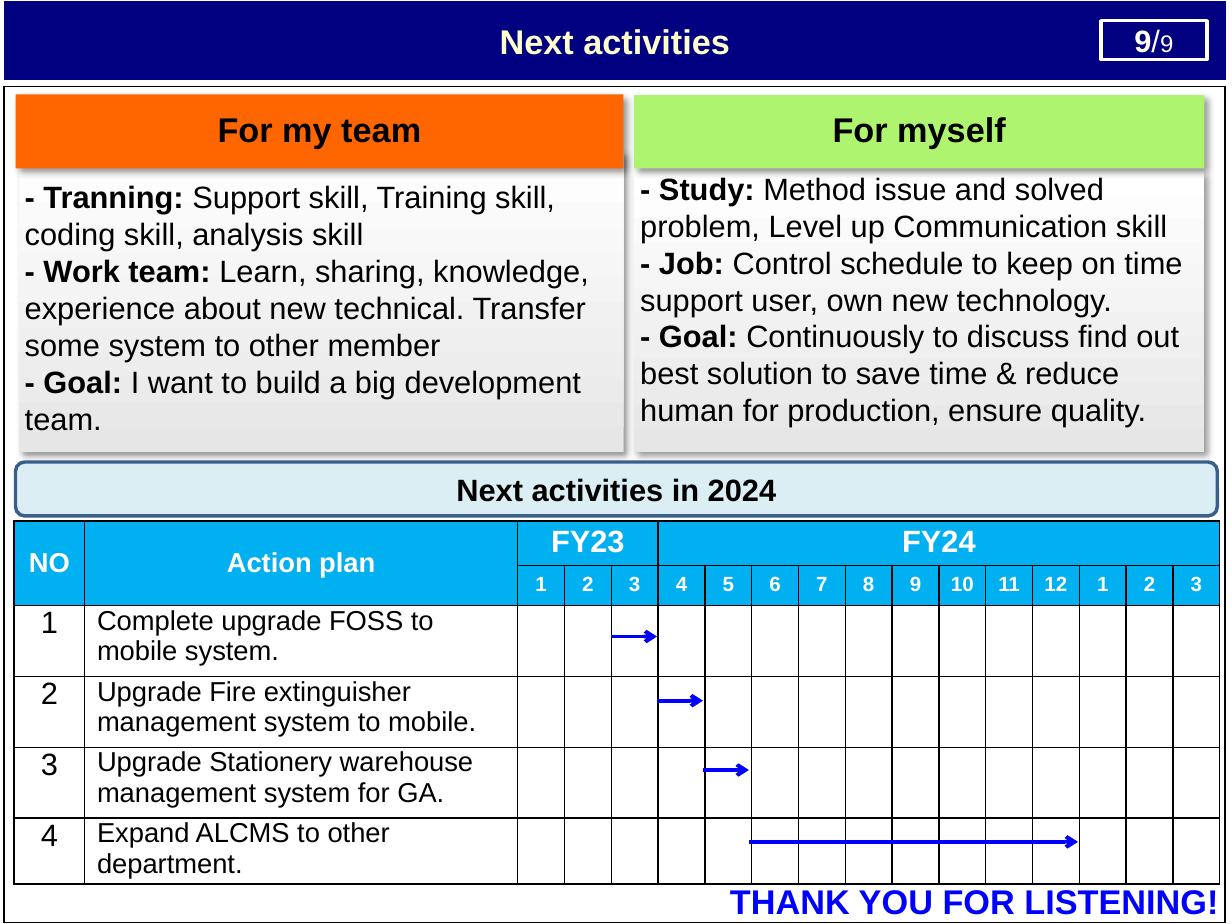
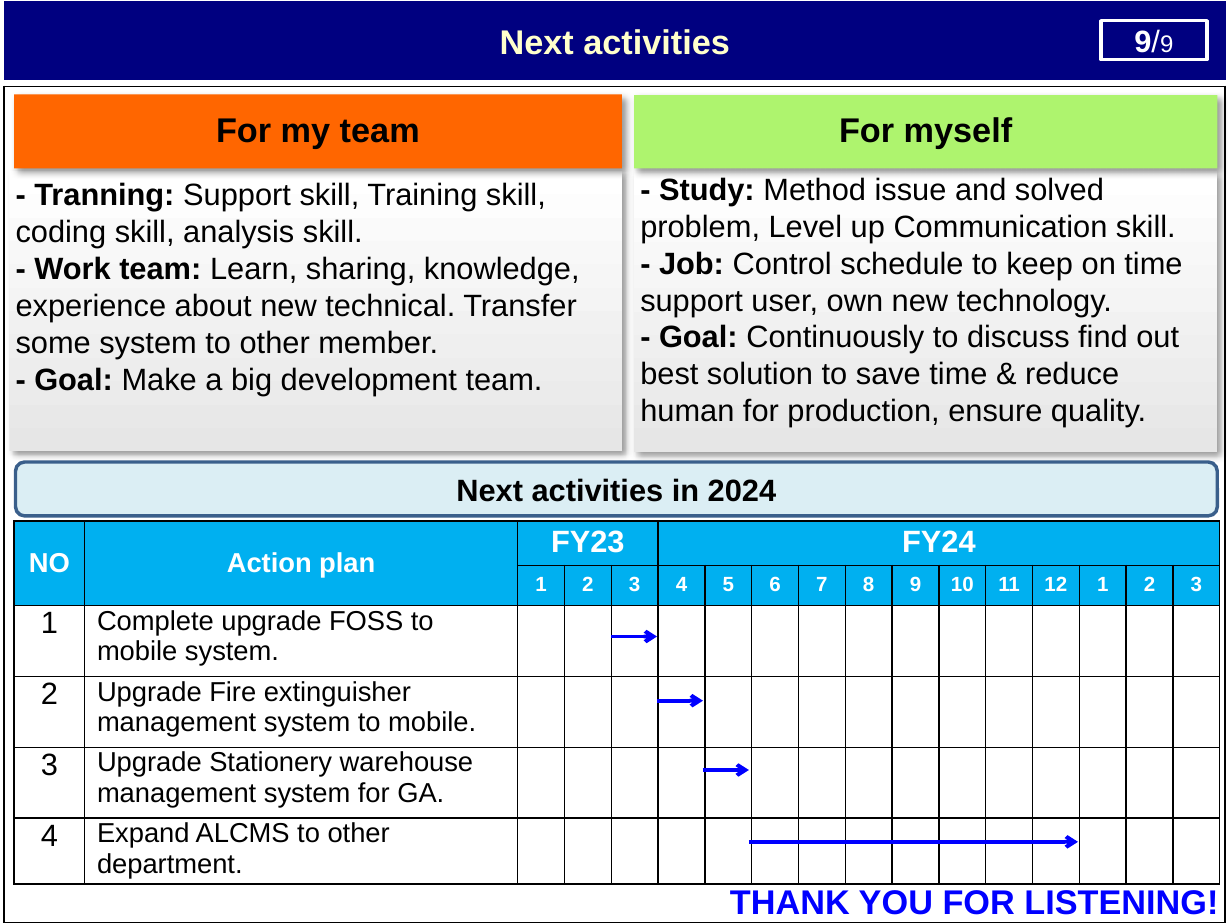
Before and after one commit to thietbicongnghevietnam/ReportPSNV, a slide deck: slide 10 of Report_Nguyen Nhu Minh_V5.pptx. Drawn at 1232x924 pixels with LibreOffice and Linux fonts; fonts in the diff are those of the drawing. Boxes give left, top, right and bottom in pixels: in the first picture for what was removed or moved away, otherwise in the second. Text is boxed around its words. In the diff, an @@ line names an element or a change of style, - is before the commit and + after.

```diff
--- a/Report_Nguyen Nhu Minh_V5.pptx
+++ b/Report_Nguyen Nhu Minh_V5.pptx
@@ rectangle "For myself": place and size @@
-rectangle "For myself" at <box>634,95,1205,169</box>
+rectangle "For myself" at <box>634,95,1217,169</box>
@@ rectangle "- Tranning: Support skill, Training ...": place and size @@
-rectangle "- Tranning: Support skill, Training ..." at <box>18,152,623,452</box>
+rectangle "- Tranning: Support skill, Training ..." at <box>10,171,622,451</box>
@@ rectangle "- Study: Method issue and ...": place and size @@
-rectangle "- Study: Method issue and ..." at <box>634,171,1205,451</box>
+rectangle "- Study: Method issue and ..." at <box>634,171,1217,451</box>
@@ text in rectangle at <box>640,177,1176,242</box>: text changed @@
-- Study: Method issue and solved problem, Level up Communication skill
+- Study: Method issue and solved problem, Level up Communication skill.
@@ text in rectangle at <box>16,182,580,395</box>: text changed @@
-- Tranning: Support skill, Training skill, coding skill, analysis skill
-- Work team: Learn, sharing, knowledge, experience about new technical. Transfer some system to other member
-- Goal: I want to build a big development team.
+- Tranning: Support skill, Training skill, coding skill, analysis skill.
+- Work team: Learn, sharing, knowledge, experience about new technical. Transfer some system to other member.
+- Goal: Make a big development team.
```
Also in this commit, not shown: 5 other slides changed, 3 other files.
